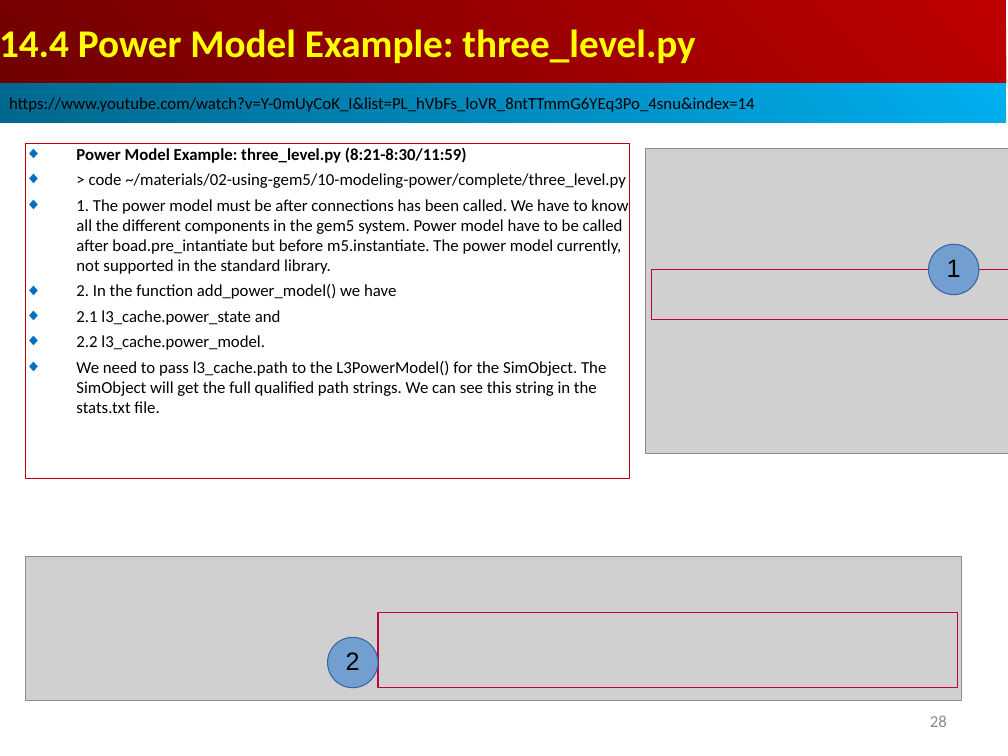
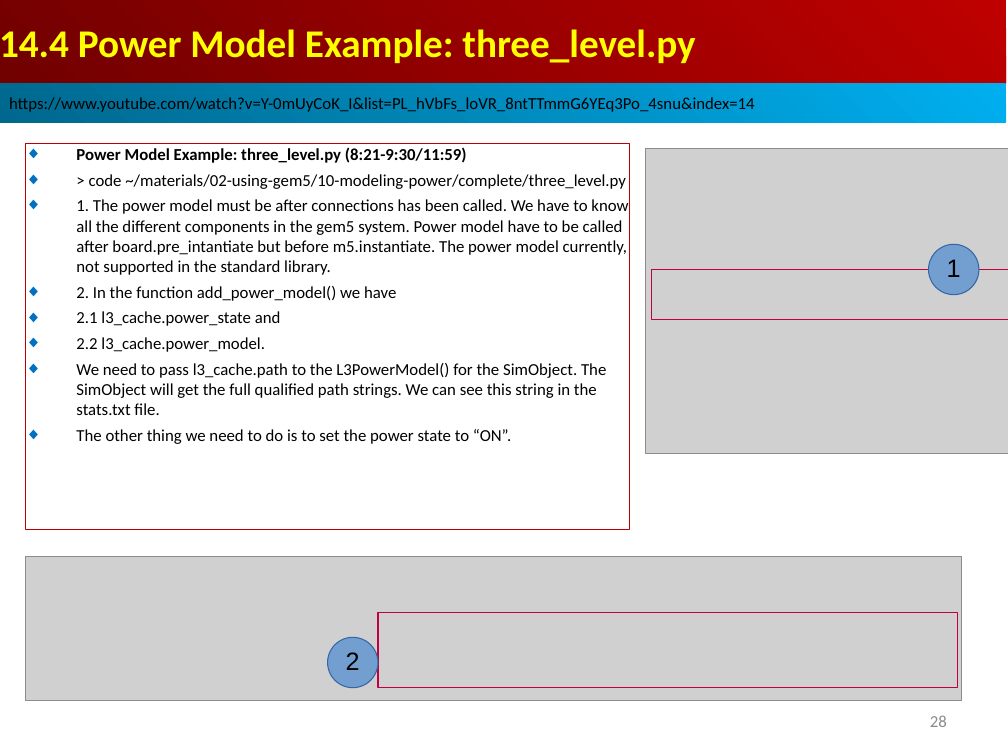
Before and after one commit to peterhchen/AIU_CS850_Gem5_McPAT, a slide deck: slide 28 of 050_Gem5/014.PwrMod/000_Video/014.PowerModel.ppt. Drawn at 1008x756 pixels with LibreOffice and Linux fonts; fonts in the diff are those of the drawing; grey boxes stand for pictures. Boxes give left, top, right and bottom in pixels: in the first picture for what was removed or moved away, otherwise in the second. Text is boxed around its words. In the diff, an @@ line names an element or a change of style, - is before the commit and + after.

```diff
--- a/050_Gem5/014.PwrMod/000_Video/014.PowerModel.ppt
+++ b/050_Gem5/014.PwrMod/000_Video/014.PowerModel.ppt
@@ rectangle "Power Model Example: three_level.py (8:21-9:30/11:59)": place and size @@
-rectangle "Power Model Example: three_level.py (8:21-9:30/11:59)" at [25,143,630,479]
+rectangle "Power Model Example: three_level.py (8:21-9:30/11:59)" at [25,143,630,529]
@@ text in rectangle at [76,147,467,163]: text changed @@
-◆ Power Model Example: three_level.py (8:21-8:30/11:59)
+◆ Power Model Example: three_level.py (8:21-9:30/11:59)
@@ text in rectangle at [76,199,628,275]: text changed @@
-◆ 1. The power model must be after connections has been called. We have to know all the different components in the gem5 system. Power model have to be called after boad.pre_intantiate but before m5.instantiate. The power model currently, not supported in the standard library.
+◆ 1. The power model must be after connections has been called. We have to know all the different components in the gem5 system. Power model have to be called after board.pre_intantiate but before m5.instantiate. The power model currently, not supported in the standard library.
@@ text in rectangle at [76,429,511,444]: paragraph added @@
+◆ The other thing we need to do is to set the power state to “ON”.
```
Also in this commit, not shown: 2 other slides changed, 6 slides added.
